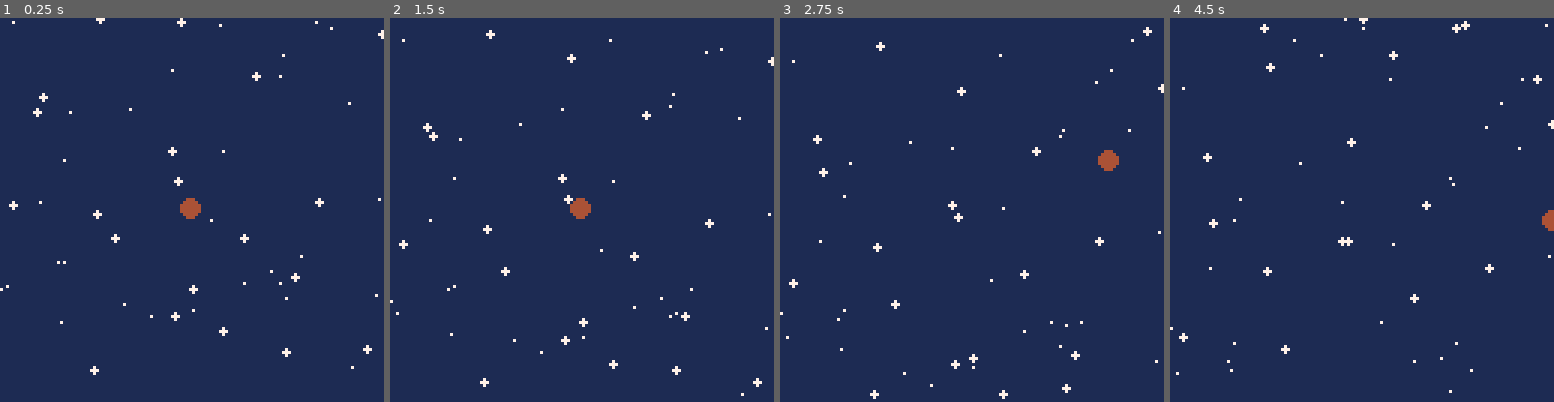
Above: before the commit, frames 1-4 (left to right).
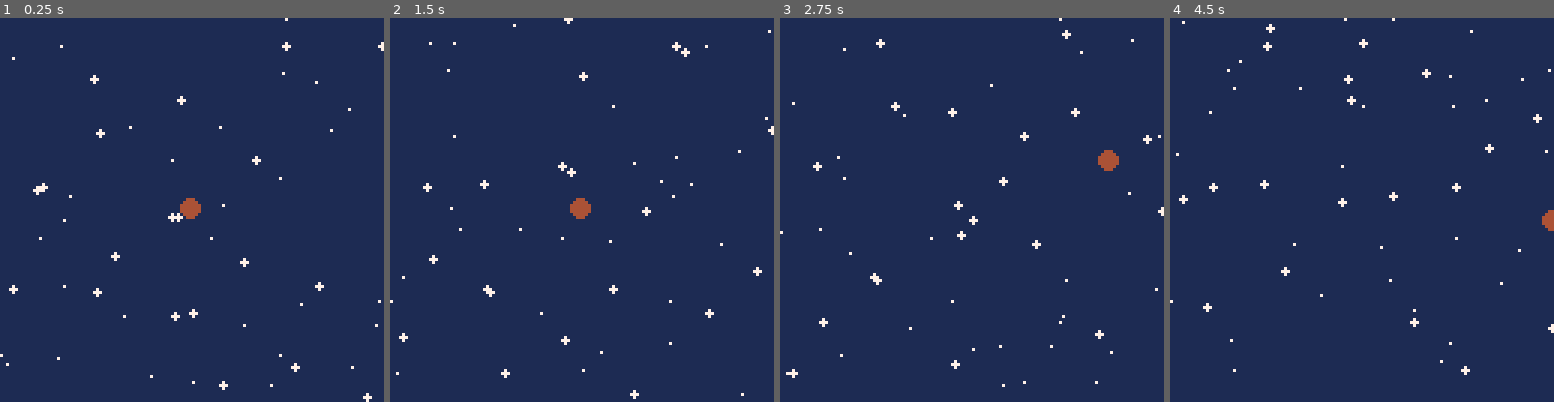
Above: after the commit, the same moments.

Repository: djc5627/pico8-first-game
Game: PICO-8 cartridge first_game.p8
The game is run twice, just before and just after one commit, with the same random seed, the same clock (stepped at 60 frames per second) and the same inputs.
Inputs:
- Up to frame 1 (0.25 s): no input
- Up to frame 2 (1.5 s): no input
- Up to frame 3 (2.75 s): hold Right 1.6-2.1 s; hold Up 2.15-2.42 s; hold Right from 2.47 s (still down)
- Up to frame 4 (4.5 s): release Right at 3.03 s; hold Left 3.08-3.58 s; hold Down 3.63-3.97 s; hold Right from 4.02 s (still down)

The runs differ from the first frame. In frame 1, 1.5% of the frame differs, in the area x 0-100%, y 0-100%; in frame 2, 1.5%; in frame 3, 1.5%; in frame 4, 1.5%.

Commit message:
Update deploy.sh to export game before deploying. Slower starfield.

Diff:
--- a/src/starfield.lua
+++ b/src/starfield.lua
@@ -7,9 +7,8 @@
             x = flr(rnd(128)),
             y = flr(rnd(128)),
             -- spd = rnd(10) + 0.5,
-            spd = rnd(.25) + 0.1,
+            spd = rnd(5) + 0.1,
             rad = flr(rnd(2)),
-            clr = 7
         })
         add(stars, star)
     end
Not shown, changed: deploy.sh
